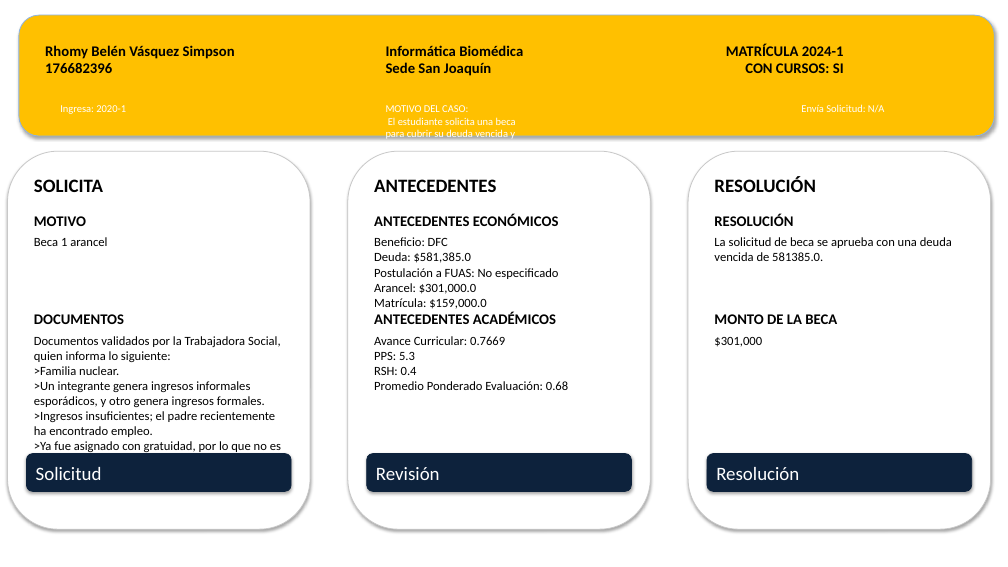
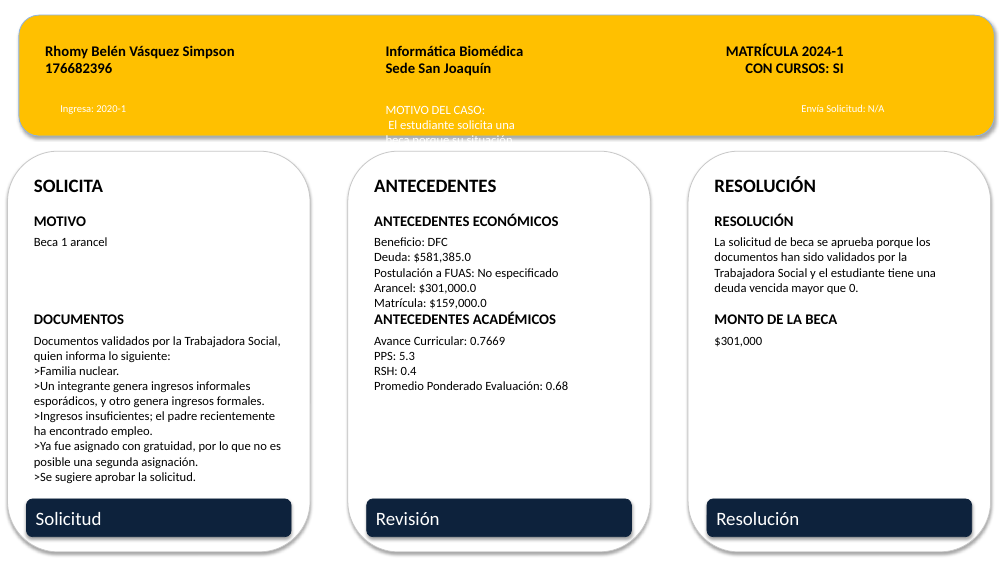
Before and after one commit to davidtroncosop/revdoc_ppt, a slide deck: slide 2 of propuestas_resolucion.pptx. Drawn at 1008x567 pixels with LibreOffice and Linux fonts; fonts in the diff are those of the drawing. Boxes give left, top, right and bottom in pixels: in the first picture for what was removed or moved away, otherwise in the second. Text is boxed around its words. In the diff, an @@ line names an element or a change of style, - is before the commit and + after.

Commit message:
más espacio para la revisón de documentos

```diff
--- a/propuestas_resolucion.pptx
+++ b/propuestas_resolucion.pptx
@@ text at [386, 106, 520, 193]: text changed; size 10 to 12 pt @@
-MOTIVO DEL CASO:
-El estudiante solicita una beca para cubrir su deuda vencida y ha sido ayudado por la Trabajadora Social quien considera su situación económica.
+MOTIVO DEL CASO:
+El estudiante solicita una beca porque su situación económica actual es complicada, con ingresos insuficientes en su familia.
@@ rounded rectangle: place and size @@
-rounded rectangle at [8, 151, 310, 529]
+rounded rectangle at [8, 151, 310, 552]
@@ rounded rectangle: place and size @@
-rounded rectangle at [348, 151, 650, 529]
+rounded rectangle at [348, 151, 650, 552]
@@ rounded rectangle: place and size @@
-rounded rectangle at [688, 151, 991, 529]
+rounded rectangle at [688, 151, 991, 552]
@@ text at [714, 237, 936, 294]: text changed @@
-La solicitud de beca se aprueba con una deuda vencida de 581385.0.
+La solicitud de beca se aprueba porque los documentos han sido validados por la Trabajadora Social y el estudiante tiene una deuda vencida mayor que 0.
@@ 3 rounded rectangles: place and size @@
-3 rounded rectangles at [26, 454, 972, 492]
+3 rounded rectangles at [26, 499, 972, 537]
@@ text in rounded rectangle at [36, 512, 102, 525]: text added @@
+Solicitud
```
Also in this commit, not shown: 28 other slides changed, 2 other files.
